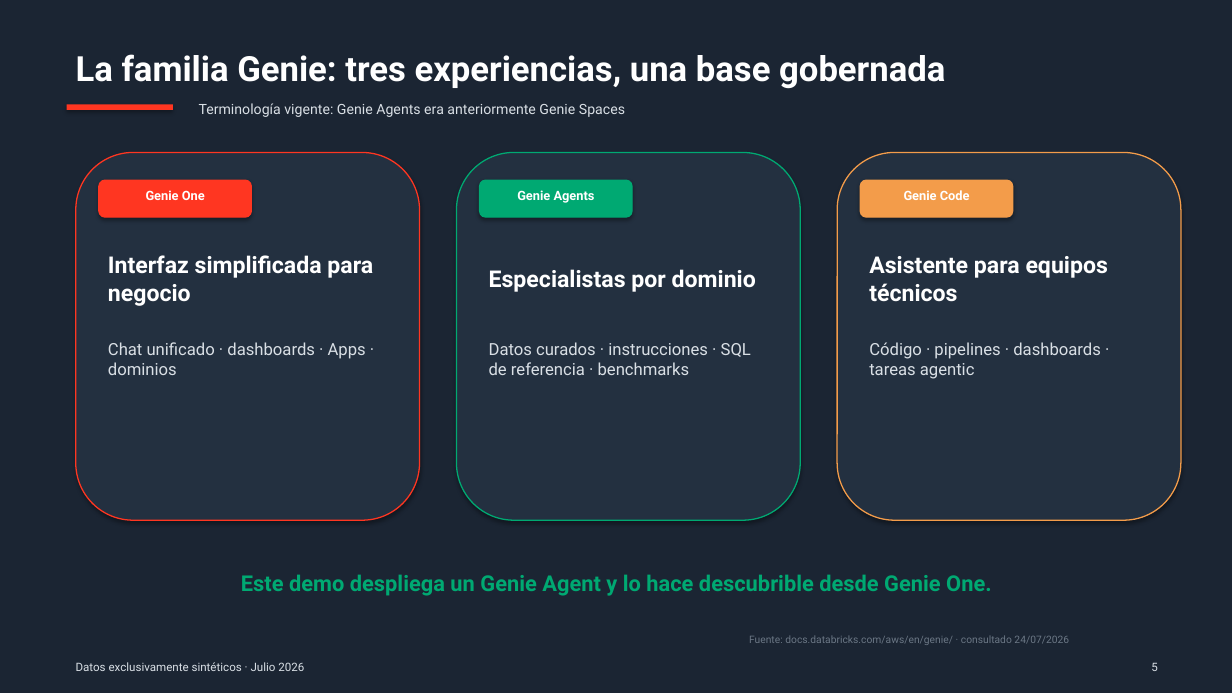
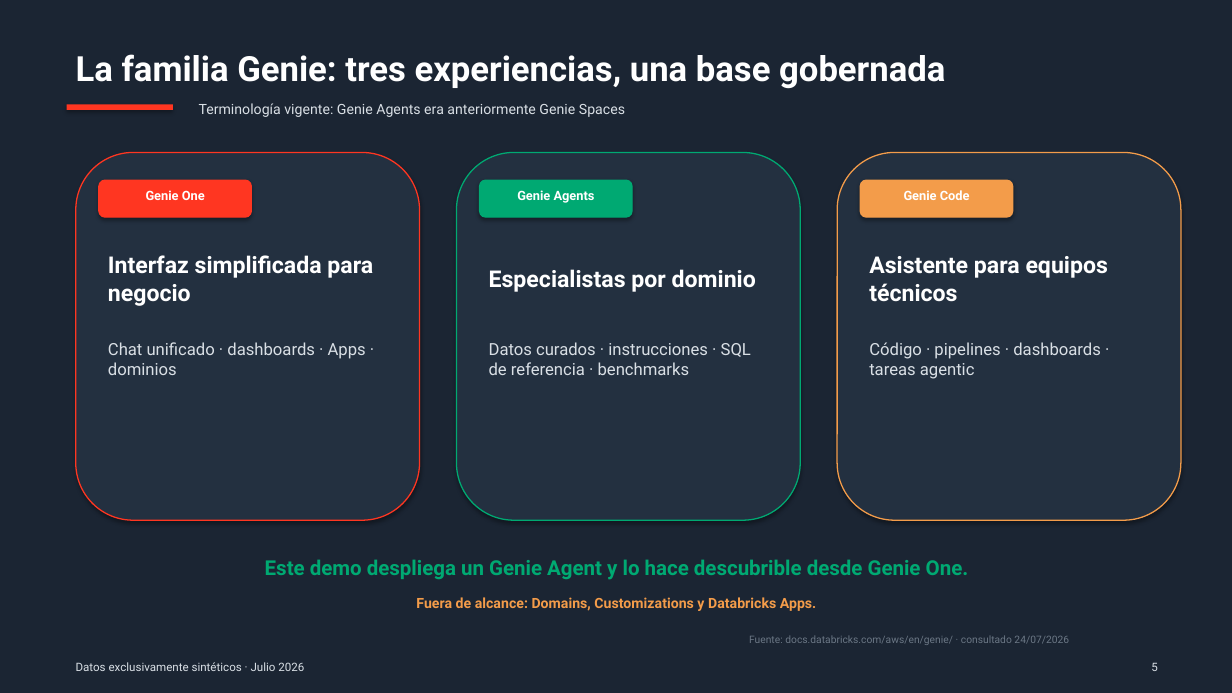
Before and after one commit to Rafavermar/Databricks-Genie-Demo, a slide deck: slide 5 of presentation/renewable_operations_demo.pptx. Drawn at 1232x693 pixels with LibreOffice and Linux fonts; fonts in the diff are those of the drawing. Boxes give left, top, right and bottom in pixels: in the first picture for what was removed or moved away, otherwise in the second. Text is boxed around its words. In the diff, an @@ line names an element or a change of style, - is before the commit and + after.

Commit message:
Clarify Genie One scope and improve deliverables

```diff
--- a/presentation/renewable_operations_demo.pptx
+++ b/presentation/renewable_operations_demo.pptx
@@ text "Este demo despliega un Genie ..." moved from (x1=241, y1=574, x2=991, y2=596) to (x1=265, y1=559, x2=969, y2=580) @@
@@ text "Este demo despliega un Genie ..." at (x1=265, y1=559, x2=969, y2=580): size 17 to 16 pt @@
@@ text added at (x1=416, y1=597, x2=816, y2=611), 11 pt, text #F39C4A, bold @@
+Fuera de alcance: Domains, Customizations y Databricks Apps.
```
Also in this commit, not shown: 3 other slides changed, 7 other files.
